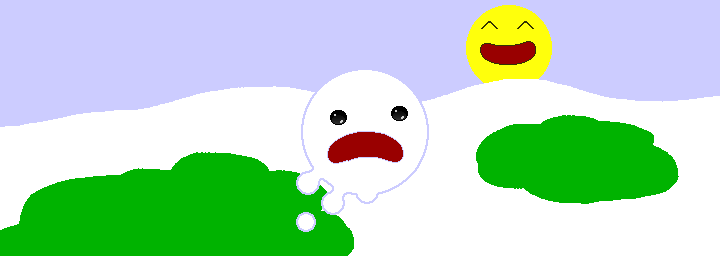
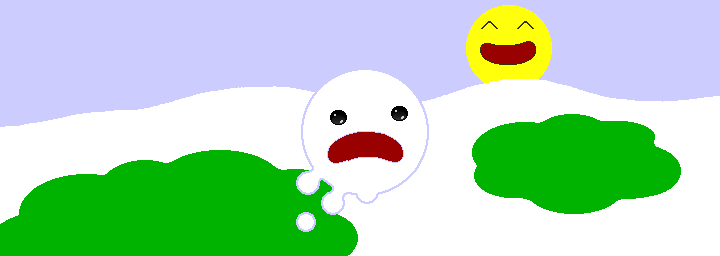
Comparing the layer stacks of the two 720 x 256 images. Changes:
painted on "Hills" over [0, 114, 681, 255]
